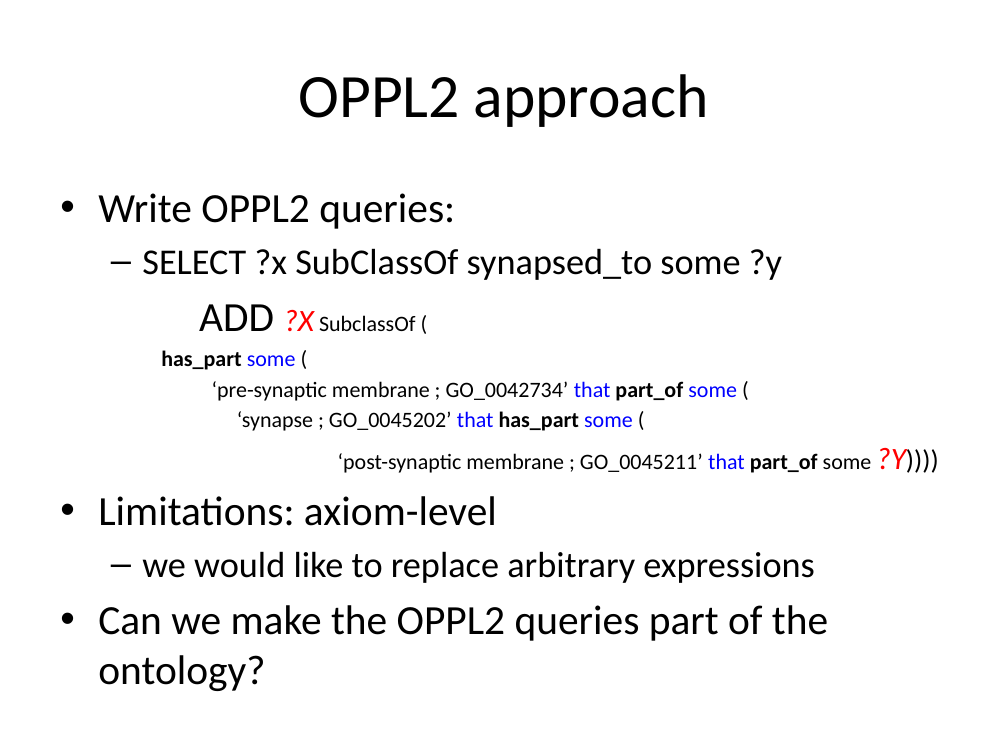
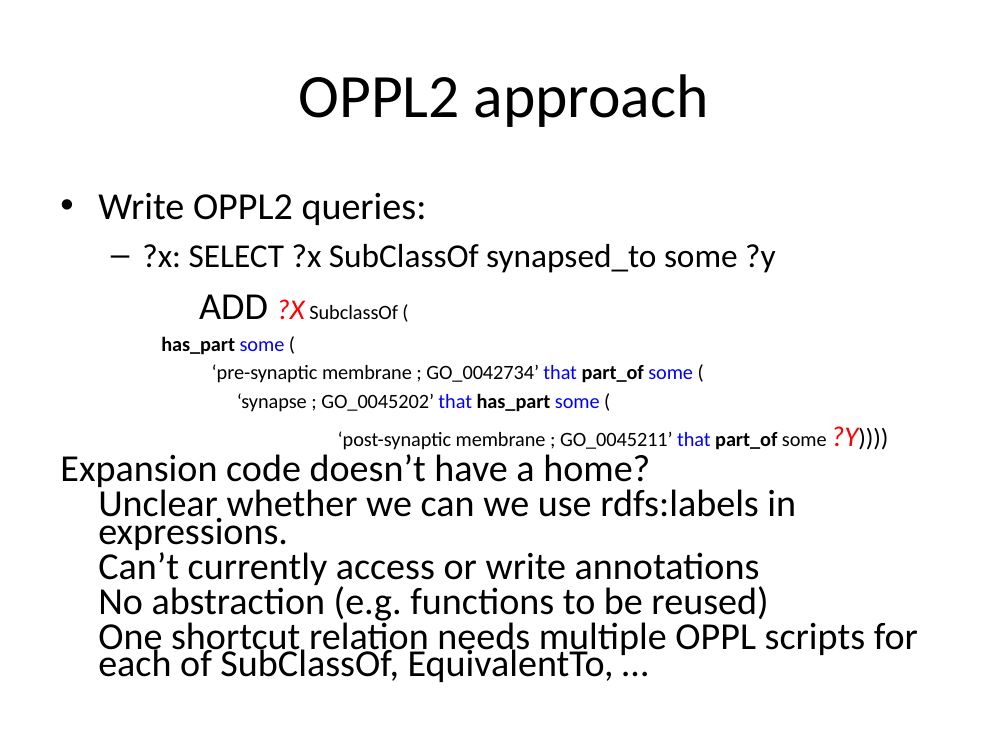
Before and after one commit to cmungall/obo2owl, a slide deck: slide 14 of papers/owled-macros-panel.pptx. Drawn at 1008x756 pixels with LibreOffice and Linux fonts; fonts in the diff are those of the drawing. Boxes give left, top, right and bottom in pixels: in the first picture for what was removed or moved away, otherwise in the second. Text is boxed around its words. In the diff, an @@ line names an element or a change of style, - is before the commit and + after.

```diff
--- a/papers/owled-macros-panel.pptx
+++ b/papers/owled-macros-panel.pptx
@@ text at (98,192,858,450): size 29.6 to 27.2 pt in "Write OPPL2 queries:", "ADD"; size 22.2 to 20.4 pt in "?X", "?Y))))"; size 15.7 to 14.4 pt in "SubclassOf (", "has_part some (", "‘pre-synaptic membrane ; GO_0042734’ that part_of some ...", "‘synapse ; GO_0045202’ that has_part some (" and 1 more places; size 19.4 to 17.9 pt in "?Y))))" @@
@@ text at (142,244,775,273): text changed; size 25.9 to 23.8 pt @@
-  – SELECT ?x SubClassOf synapsed_to some ?y
+  – ?x: SELECT ?x SubClassOf synapsed_to some ?y
@@ text at (60,449,918,682): text changed; size 29.6 to 27.2 pt @@
-• Limitations: axiom-level
-  – we would like to replace arbitrary expressions
-• Can we make the OPPL2 queries part of the ontology?
+Expansion code doesn’t have a home?
+Unclear whether we can we use rdfs:labels in expressions.
+Can’t currently access or write annotations
+No abstraction (e.g. functions to be reused)
+One shortcut relation needs multiple OPPL scripts for each of SubClassOf, EquivalentTo, …
```
Also in this commit, not shown: 3 other slides changed, 1 slide added.
